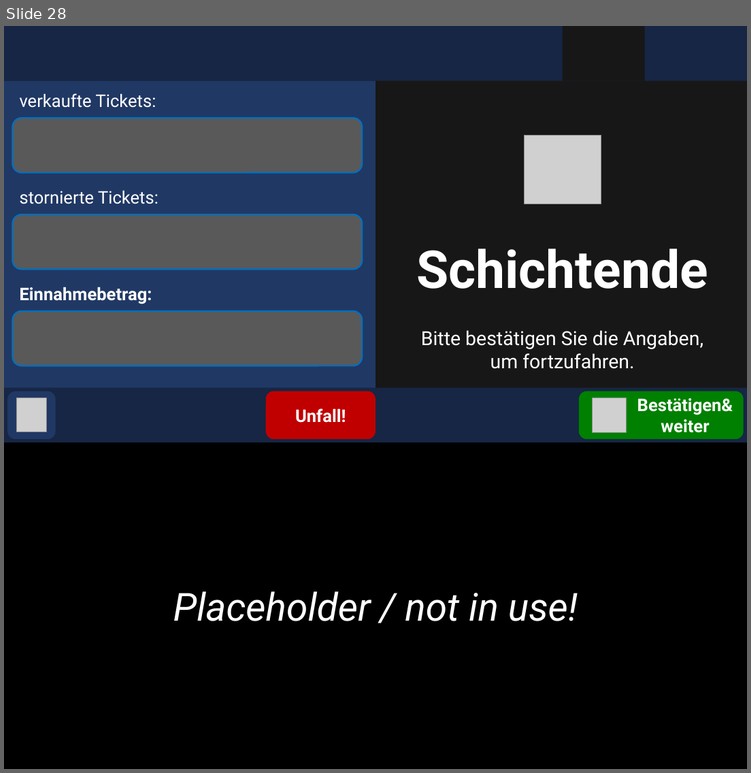
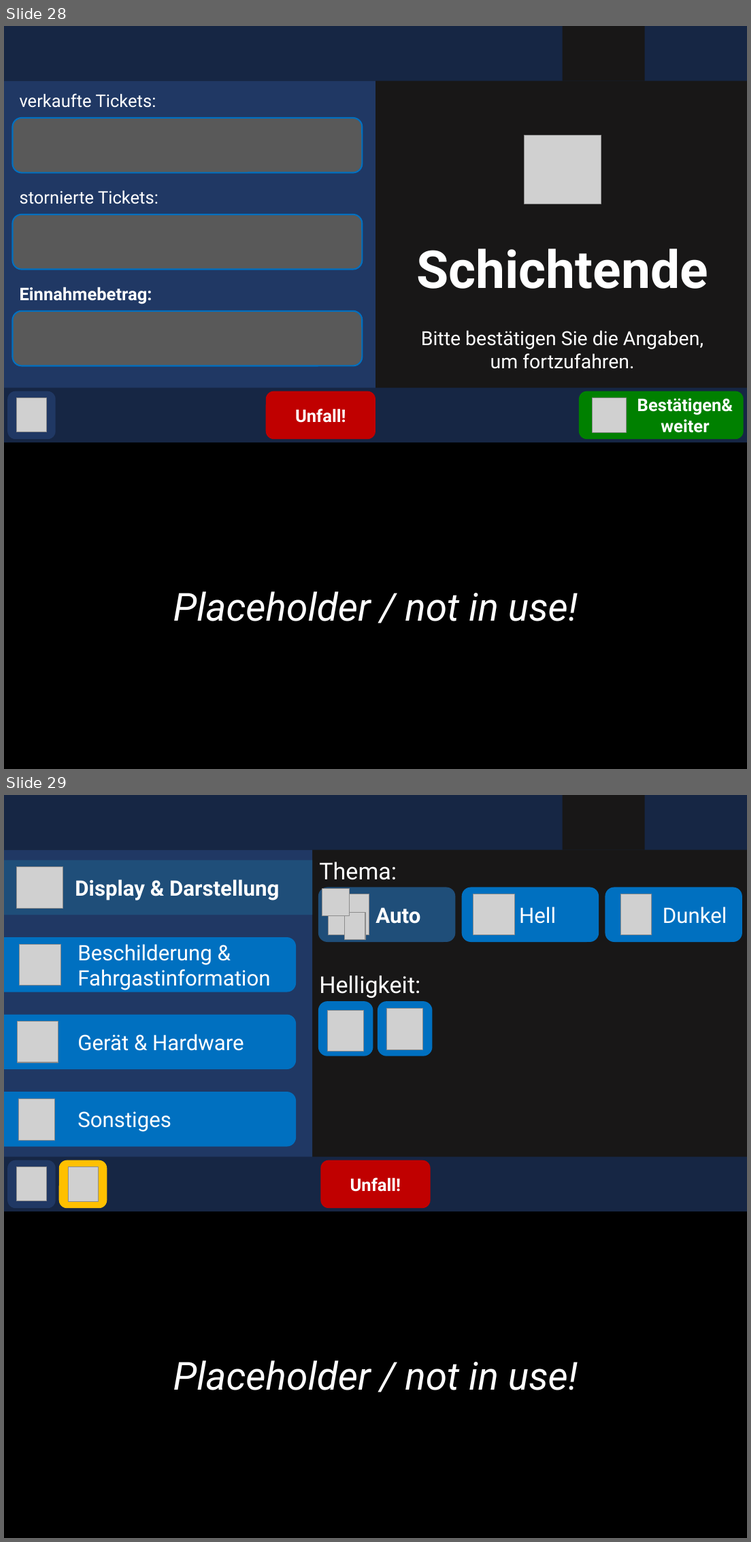
Before and after one commit to ma7t3s-OMSI-Sammlung/Nuntius, a slide deck: printer_textures_dark.pptx. Shown one above the other, each under a label of ours: slide 28 before the commit, slides 28 and 29 after it. The pictures are 751x773 and 751x1542 pixels, drawn with LibreOffice and Linux fonts; fonts in the diff are those of the drawing; grey boxes stand for pictures. Boxes give left, top, right and bottom in pixels: in the first picture for what was removed or moved away, otherwise in the second. Text is boxed around its words. In the diff, an @@ line names an element or a change of style, - is before the commit and + after.

```diff
--- a/printer_textures_dark.pptx
+++ b/printer_textures_dark.pptx
@@ slide 29 added at bbox=[4, 795, 747, 1538], background #181717 @@
@@ rectangle added at bbox=[4, 795, 747, 850], fill #162644 @@
@@ rectangle added at bbox=[562, 795, 645, 850], fill #181717 @@
@@ rectangle added at bbox=[4, 850, 312, 1212], fill #203864 @@
@@ rectangle added at bbox=[4, 860, 312, 915], fill #1F4E79, 22 pt, text #FFFFFF, bold @@
+Display & Darstellung
@@ picture added at bbox=[16, 867, 62, 909] @@
@@ text added at bbox=[319, 862, 396, 880], 24 pt, text #FFFFFF @@
+Thema:
@@ rounded rectangle added at bbox=[318, 887, 455, 942], fill #1F4E79, 22 pt, text #FFFFFF, bold @@
+Auto
@@ picture added at bbox=[322, 888, 349, 915] @@
@@ picture added at bbox=[328, 894, 368, 935] @@
@@ rounded rectangle added at bbox=[461, 887, 598, 942], fill #0070C0, 22 pt, text #FFFFFF @@
+Hell
@@ picture added at bbox=[473, 894, 514, 935] @@
@@ rounded rectangle added at bbox=[604, 887, 742, 942], fill #0070C0, 22 pt, text #FFFFFF @@
+Dunkel
@@ picture added at bbox=[620, 894, 651, 935] @@
@@ picture added at bbox=[344, 913, 365, 940] @@
@@ rounded rectangle added at bbox=[4, 937, 296, 992], fill #0070C0, 22 pt, text #FFFFFF @@
+Beschilderung & Fahrgastinformation
@@ picture added at bbox=[20, 944, 60, 985] @@
@@ text added at bbox=[319, 975, 420, 998], 24 pt, text #FFFFFF @@
+Helligkeit:
@@ rounded rectangle added at bbox=[4, 1014, 296, 1069], fill #0070C0, 22 pt, text #FFFFFF @@
+Gerät & Hardware
@@ rounded rectangle added at bbox=[318, 1001, 373, 1056], fill #0070C0 @@
@@ picture added at bbox=[328, 1010, 364, 1051] @@
@@ rounded rectangle added at bbox=[377, 1001, 432, 1056], fill #0070C0 @@
@@ picture added at bbox=[387, 1008, 423, 1049] @@
@@ picture added at bbox=[17, 1021, 58, 1062] @@
@@ rounded rectangle added at bbox=[4, 1091, 296, 1147], fill #0070C0, 22 pt, text #FFFFFF @@
+Sonstiges
@@ picture added at bbox=[18, 1098, 55, 1140] @@
@@ rectangle added at bbox=[4, 1156, 747, 1211], fill #162644 @@
@@ rounded rectangle added at bbox=[7, 1159, 56, 1208], fill #203864 @@
@@ rounded rectangle added at bbox=[59, 1159, 107, 1208], fill #FFC000 @@
@@ rounded rectangle added at bbox=[321, 1159, 430, 1208], fill #C00000, 18 pt, text #FFFFFF, bold @@
+Unfall!
@@ picture added at bbox=[16, 1167, 46, 1201] @@
@@ picture added at bbox=[68, 1167, 98, 1201] @@
@@ rectangle added at bbox=[4, 1211, 747, 1538], fill #000000, 40 pt, text #FFFFFF, italic @@
+Placeholder / not in use!
```
Also in this commit, not shown: 4 other slides added, 11 other files.
